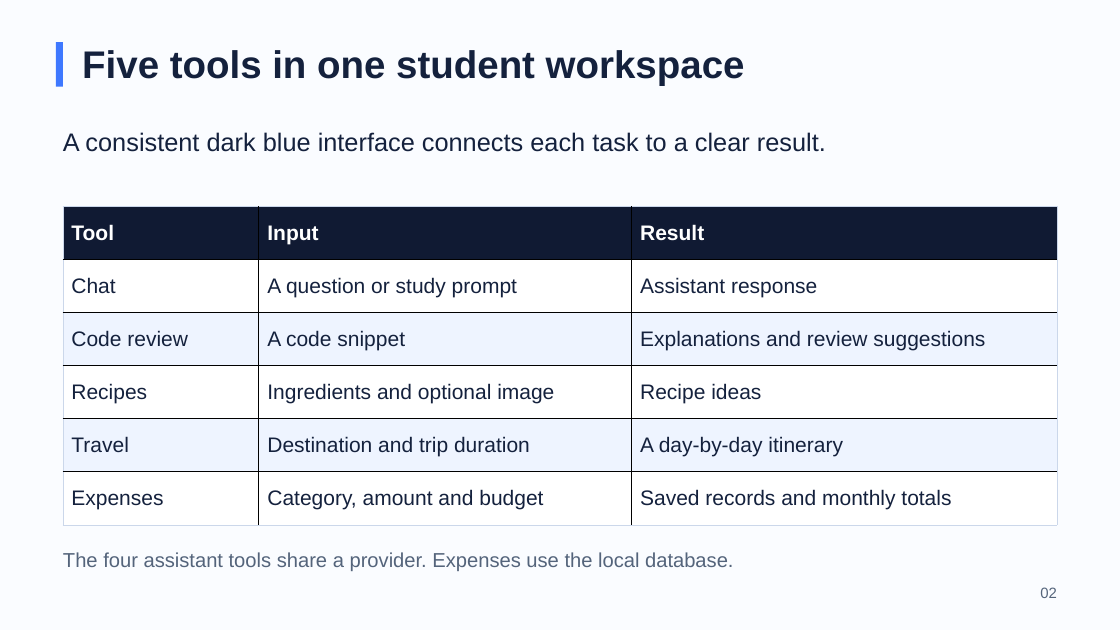
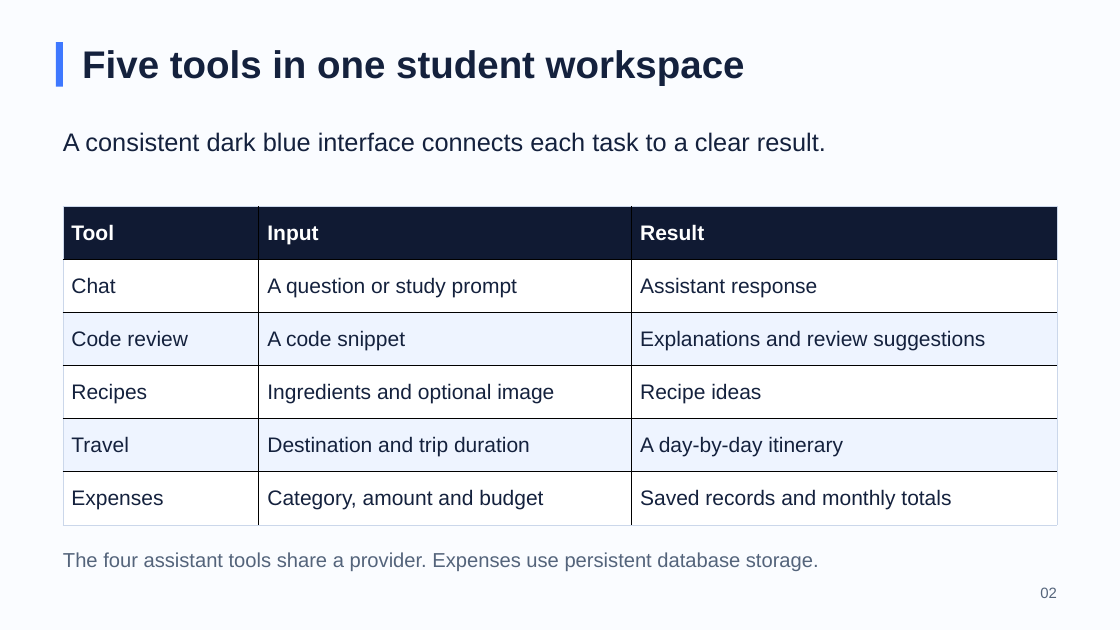
Before and after one commit to BikashCoder31/mybud-student-assistant, a slide deck: slide 2 of docs/presentation/MyBud_Student_Life_Assistant.pptx. Drawn at 1120x630 pixels with LibreOffice and Linux fonts; fonts in the diff are those of the drawing. Boxes give left, top, right and bottom in pixels: in the first picture for what was removed or moved away, otherwise in the second. Text is boxed around its words. In the diff, an @@ line names an element or a change of style, - is before the commit and + after.

```diff
--- a/docs/presentation/MyBud_Student_Life_Assistant.pptx
+++ b/docs/presentation/MyBud_Student_Life_Assistant.pptx
@@ text at bbox=[63, 552, 819, 571]: text changed @@
-The four assistant tools share a provider. Expenses use the local database.
+The four assistant tools share a provider. Expenses use persistent database storage.
```
Also in this commit, not shown: 5 other slides changed, 4 other files.
